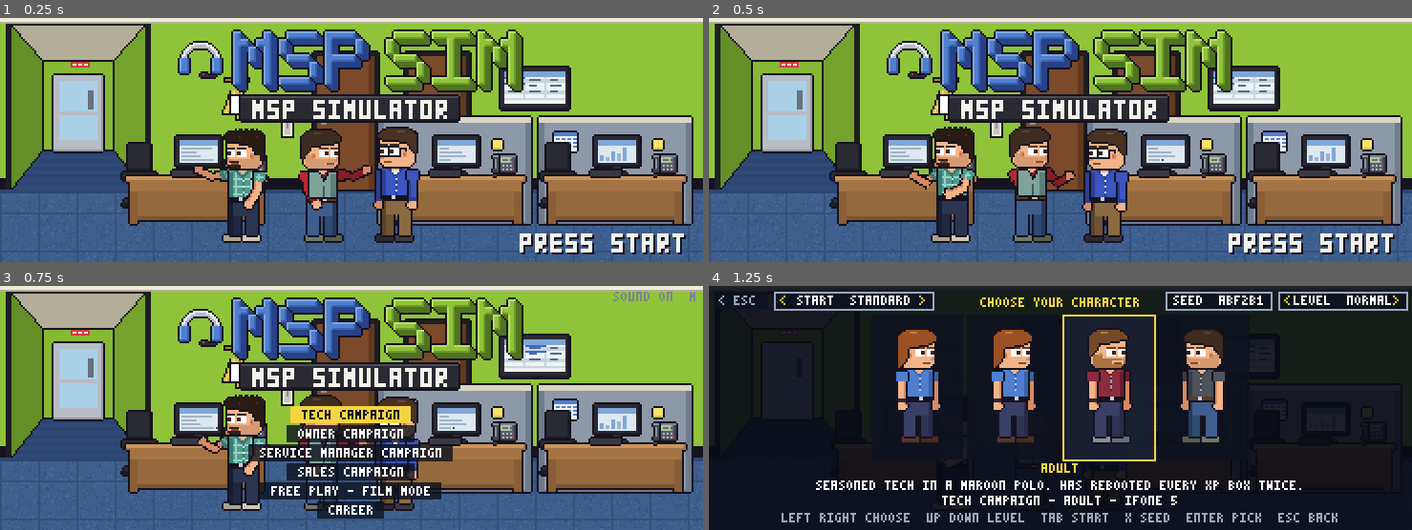
Above: before the commit, frames 1-4 (two rows, left to right).
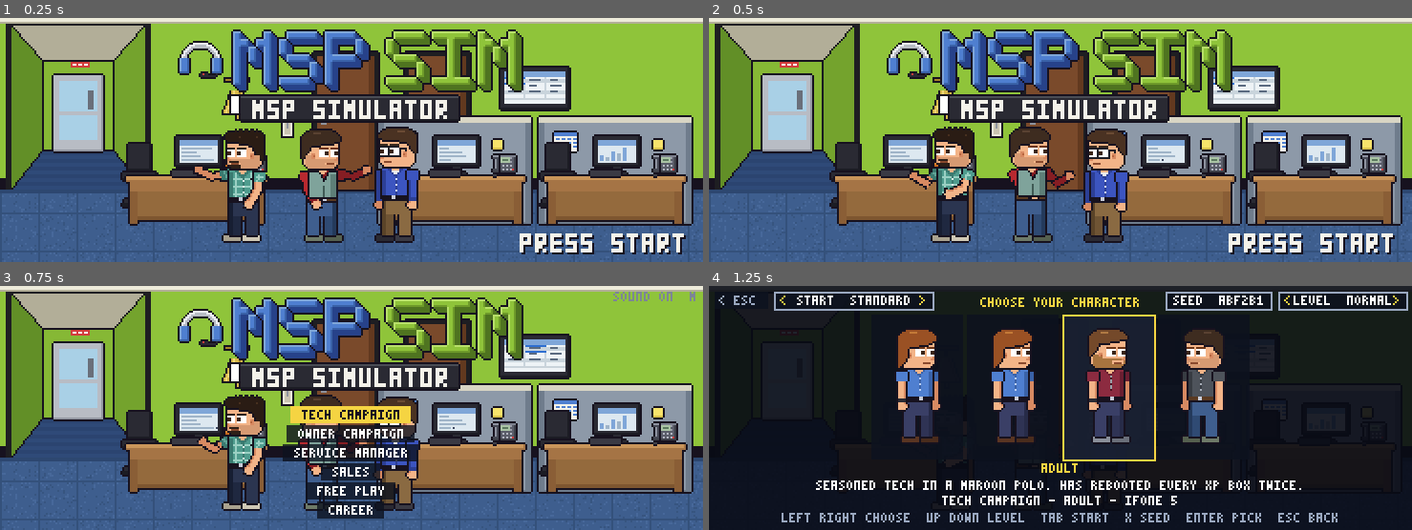
Above: after the commit, the same moments.

Repository: shiftnerd/mspsim
Game: Godot game, scene res://scenes/title.tscn
The game is run twice, just before and just after one commit, with the same random seed, the same clock (stepped at 60 frames per second) and the same inputs.
Inputs (mouse positions are in pixels of both pictures, inside the frame that each line leads up to):
- Up to frame 1 (0.25 s): no input
- Up to frame 2 (0.5 s): no input
- Up to frame 3 (0.75 s): tap Enter (ui_accept) at 0.5 s; move the mouse to (506, 395) at 0.52 s; hold D (move_right) from 0.53 s (still down); hold Shift (run) from 0.53 s (still down); click (506, 395) at 0.67 s
- Up to frame 4 (1.25 s): keep holding D (move_right); keep holding Shift (run); tap Space (jump) at 0.77 s

Frames 1-2 are identical in both runs. In frame 3, 2.6% of the frame differs, in the area x 35-65%, y 64-88%; in frame 4, nothing differs.

Commit message:
R17 title menu: campaign submenus (top menu of six lines; CONTINUE / START YEAR 2 / NEW CAMPAIGN per campaign)
Co-Authored-By: Claude Sonnet 5.5 <noreply@anthropic.com>
Claude-Session: https://claude.ai/code/session_01EmCt86fEXnPw3giyK94Bzf

Diff:
--- a/godot/scripts/title.gd
+++ b/godot/scripts/title.gd
@@ -21,6 +21,13 @@
 	"conference": "conference"
 }
 
+const MODE_NAMES := {
+	"tech": "TECH CAMPAIGN",
+	"owner": "OWNER CAMPAIGN",
+	"service": "SERVICE MANAGER",
+	"sales": "SALES"
+}
+
 var _cam: Camera2D
 var _logo: Sprite2D
 var _prompt: Sprite2D
@@ -34,6 +41,10 @@
 var _menu_open := false
 var _sel := 0
 var _items: Array = []
+var _level := "top"  # "top" or "sub" (a campaign's submenu)
+var _sub_mode := ""
+var _top_sel := 0  # the top-menu cursor to come back to
+var _heading := ""
 var _menu: Node2D
 var _front: CanvasLayer
 var _select: Node2D = null  # the character select screen while it is open
@@ -289,46 +300,73 @@
 	elif confirm:
 		_choose(_sel)
 	elif Controls.back(event, false):
+		_back()
+
+
+# Esc / back / pad B: a campaign submenu returns to the top menu (cursor kept), the top menu closes
+func _back() -> void:
+	if _level == "sub":
+		_show_top(_top_sel)
+	else:
 		_menu_open = false
 		_menu.visible = false
 
 
 func _open_menu() -> void:
-	_items = []
-	var snap: Dictionary = Campaign.resume_info("tech")  # a mid-day resume point (R16)
-	if not snap.is_empty():
-		var snap_label := "CONTINUE TECH - DAY %d  %s" % [int(snap.day), str(snap.text)] + Yeartwo.saved_tag("tech")
-		_items.append({"label": snap_label, "id": "tech_resume", "enabled": true})
-	if Campaign.has_save("tech"):
-		var label := "CONTINUE TECH - DAY %d" % Campaign.saved_day("tech") + Yeartwo.saved_tag("tech")
-		_items.append({"label": label, "id": "tech_continue", "enabled": true})
-		_items.append({"label": "NEW TECH CAMPAIGN", "id": "tech_new", "enabled": true})
-	else:
-		_items.append({"label": "TECH CAMPAIGN", "id": "tech_new", "enabled": true})
-	if Campaign.has_save("owner"):
-		var owner_label := "CONTINUE OWNER - WEEK %d" % Campaign.saved_day("owner") + Yeartwo.saved_tag("owner")
-		_items.append({"label": owner_label, "id": "owner_continue", "enabled": true})
-		_items.append({"label": "NEW OWNER CAMPAIGN", "id": "owner_new", "enabled": true})
-	else:
-		_items.append({"label": "OWNER CAMPAIGN", "id": "owner_new", "enabled": true})
-	if Campaign.has_save("service"):
-		var service_label := "CONTINUE SERVICE - DAY %d" % Campaign.saved_day("service") + Yeartwo.saved_tag("service")
-		_items.append({"label": service_label, "id": "service_continue", "enabled": true})
-		_items.append({"label": "NEW SERVICE CAMPAIGN", "id": "service_new", "enabled": true})
-	else:
-		_items.append({"label": "SERVICE MANAGER CAMPAIGN", "id": "service_new", "enabled": true})
-	if Campaign.has_save("sales"):
-		_items.append({"label": "CONTINUE SALES - WEEK %d" % Campaign.saved_day("sales"), "id": "sales_continue", "enabled": true})
-		_items.append({"label": "NEW SALES CAMPAIGN", "id": "sales_new", "enabled": true})
-	else:
-		_items.append({"label": "SALES CAMPAIGN", "id": "sales_new", "enabled": true})
-	_items.append_array(Yeartwo.menu_items())  # NEW GAME PLUS - <MODE> (YEAR 2) for every finished mode
-	_items.append({"label": "FREE PLAY - FILM MODE", "id": "free", "enabled": true})
-	_items.append({"label": "CAREER", "id": "career", "enabled": true})
-	_sel = 0
+	_show_top(0)
 	_menu_open = true
 	_prompt.visible = false
 	_menu.visible = true
+	_menu.queue_redraw()
+
+
+# the six short top lines: four campaigns, Free Play, Career
+func _show_top(sel: int) -> void:
+	_level = "top"
+	_sub_mode = ""
+	_heading = ""
+	_items = []
+	for mode in MODE_NAMES:
+		_items.append({"label": MODE_NAMES[mode], "id": mode, "enabled": Campaign.is_selectable(mode)})
+	_items.append({"label": "FREE PLAY", "id": "free", "enabled": true})
+	_items.append({"label": "CAREER", "id": "career", "enabled": true})
+	_sel = clampi(sel, 0, _items.size() - 1)
+	_menu.queue_redraw()
+
+
+# the rows of a campaign submenu: CONTINUE (mid-day resume point and / or the day-start save), START YEAR 2
+# (that mode's Year 1 is finished), NEW CAMPAIGN
+func sub_items(mode: String) -> Array:
+	var out := []
+	var unit := "WEEK" if mode == "owner" or mode == "sales" else "DAY"
+	var tag := Yeartwo.saved_tag(mode)
+	var snap: Dictionary = Campaign.resume_info(mode) if mode == "tech" else {}  # a mid-day resume point (R16)
+	if not snap.is_empty():
+		var snap_label := "CONTINUE - %s %d  %s" % [unit, int(snap.day), str(snap.text)] + tag
+		out.append({"label": snap_label, "id": mode + "_resume", "enabled": true})
+	if Campaign.has_save(mode):
+		var label := "CONTINUE - %s %d" % [unit, Campaign.saved_day(mode)] + tag
+		if not snap.is_empty():
+			label = "%s %d FROM THE START" % [unit, Campaign.saved_day(mode)] + tag
+		out.append({"label": label, "id": mode + "_continue", "enabled": true})
+	if Yeartwo.available(mode):
+		out.append({"label": "START YEAR 2", "id": mode + "_y2", "enabled": true})
+	out.append({"label": "NEW CAMPAIGN", "id": mode + "_new", "enabled": true})
+	return out
+
+
+# a campaign line: its submenu, or straight to the new-run flow when NEW CAMPAIGN is all it could offer
+func _enter_mode(mode: String) -> void:
+	var rows := sub_items(mode)
+	if rows.size() == 1:
+		_open_select(mode + "_new")
+		return
+	_top_sel = _sel
+	_level = "sub"
+	_sub_mode = mode
+	_heading = str(MODE_NAMES[mode])
+	_items = rows
+	_sel = 0
 	_menu.queue_redraw()
 
 
@@ -357,6 +395,9 @@
 	var id := str(_items[i].id)
 	if id == "career":
 		_open_career()
+		return
+	if MODE_NAMES.has(id):
+		_enter_mode(id)
 		return
 	if id.ends_with("_continue") or id.ends_with("_resume"):
 		_start(id)  # a saved run keeps its character: no select screen
@@ -461,20 +502,21 @@
 func _draw_menu() -> void:
 	var size := _size()
 	var y := _logo.position.y + float(_logo.texture.get_height()) + 7.0
-	# a long menu (continue + new for three campaigns) squeezes its rows to stay on screen
+	# one column; the rows (and the heading of a submenu) squeeze to stay on screen
 	var avail := size.y - 1.0 - y
-	var pitch := clampf(floorf(avail / float(maxi(1, _items.size()))), 8.0, 10.0)
-	# still too tall at the minimum row height (the short wide format with every campaign saved): two columns
-	var cols := 2 if float(_items.size()) * pitch > avail and size.x >= 300.0 else 1
-	var per_col := int(ceil(float(_items.size()) / float(cols)))
-	if cols == 2:
-		pitch = clampf(floorf(avail / float(per_col)), 8.0, 10.0)
+	var rows := _items.size() + (1 if _heading != "" else 0)
+	var pitch := clampf(floorf(avail / float(maxi(1, rows))), 8.0, 10.0)
+	if _heading != "":
+		var hw := float(PixelFont.width(_heading)) + 12.0
+		var hr := Rect2(floorf((size.x - hw) * 0.5), y, hw, pitch - 1.0)
+		_menu.draw_rect(hr, Color(0.05, 0.07, 0.12, 0.95))
+		PixelFont.draw(_menu, _heading, hr.position + Vector2(6, 2), Color("f5d442"))
+		y += pitch
 	for i in _items.size():
 		var item: Dictionary = _items[i]
 		var label: String = item.label
 		var w := float(PixelFont.width(label)) + 12.0
-		var col_cx := size.x * (0.5 if cols == 1 else (0.25 if i < per_col else 0.75))
-		var r := Rect2(floorf(col_cx - w * 0.5), y + float(i % per_col) * pitch, w, pitch - 1.0)
+		var r := Rect2(floorf(size.x * 0.5 - w * 0.5), y + float(i) * pitch, w, pitch - 1.0)
 		item["rect"] = r
 		var chosen: bool = i == _sel and item.enabled
 		var back := Color("f5d442") if chosen else Color(0.05, 0.07, 0.12, 0.8)
--- a/godot/tests/charselect.gd
+++ b/godot/tests/charselect.gd
@@ -259,8 +259,10 @@
 		20:
 			_press(KEY_ENTER)
 		21:
-			# the menu now has CONTINUE TECH first: choosing it must not open the select screen
-			_check(title._items[0].id == "tech_continue", "the menu offers Continue")
+			# the tech submenu has CONTINUE first: choosing it must not open the select screen
+			_check(title._items[0].id == "tech", "the top menu starts with TECH CAMPAIGN")
+			title._choose(0)
+			_check(title._items[0].id == "tech_continue", "its submenu offers Continue")
 			_press(KEY_ENTER)
 		22:
 			_check(title._select == null and title._started, "Continue skips the select screen")
--- a/godot/tests/layout_audit.gd
+++ b/godot/tests/layout_audit.gd
@@ -124,6 +124,25 @@
 	_begin()
 	t._open_menu()
 	await _end("title menu")
+	# the tech submenu at its fullest: a save plus a finished year (CONTINUE, START YEAR 2, NEW CAMPAIGN)
+	var camp := root.get_node("Campaign")
+	var yt := root.get_node("Yeartwo")
+	var old_prefix: String = camp.save_prefix
+	camp.save_prefix = "user://test_audit_%d_" % OS.get_process_id()
+	var save := ConfigFile.new()
+	save.set_value("campaign", "day", 12)
+	save.set_value("campaign", "year", 2)
+	save.save(camp.save_path("tech"))
+	var meta := ConfigFile.new()
+	yt.record(meta, "tech", "lead")
+	meta.save(yt.meta_path())
+	_begin()
+	t._choose(0)
+	await _end("title submenu")
+	DirAccess.remove_absolute(camp.save_path("tech"))
+	DirAccess.remove_absolute(yt.meta_path())
+	camp.save_prefix = old_prefix
+	t._show_top(0)
 	t._choose(0)
 	await _wait(10)
 	var cs: Node = t._select
--- a/godot/tests/title.gd
+++ b/godot/tests/title.gd
@@ -34,25 +34,25 @@
 			_press(KEY_ENTER)
 		50:
 			_check(
-				current_scene._menu_open and current_scene._items.size() >= 3,
+				current_scene._menu_open and current_scene._items.size() == 6,
 				"Enter opens the menu"
 			)
 			_press(KEY_DOWN)
 		55:
 			_check(
-				current_scene._items[current_scene._sel].id == "owner_new",
+				current_scene._items[current_scene._sel].id == "owner",
 				"Down goes to the owner campaign"
 			)
 			_press(KEY_DOWN)
 		57:
 			_check(
-				current_scene._items[current_scene._sel].id == "service_new",
+				current_scene._items[current_scene._sel].id == "service",
 				"Down goes to the service manager campaign"
 			)
 			_press(KEY_DOWN)
 		60:
 			_check(
-				current_scene._items[current_scene._sel].id == "sales_new",
+				current_scene._items[current_scene._sel].id == "sales",
 				"Down again goes to the sales campaign"
 			)
 			_press(KEY_DOWN)
--- /dev/null
+++ b/godot/tests/title_menu.gd
@@ -0,0 +1,210 @@
+extends SceneTree
+# The title menu's two levels (roadmap R17): six short top lines, a submenu per campaign (CONTINUE / START YEAR 2 /
+# NEW CAMPAIGN by state), Esc backs out one level, a mode with nothing but NEW goes straight to the character select,
+# keyboard, pad and mouse. Events go straight to the title's _unhandled_input. Saves go to user://test_<pid>_*.
+
+var failures := 0
+var title: Node
+var c: Node
+var y: Node
+
+
+func _check(ok: bool, what: String) -> void:
+	if not ok:
+		failures += 1
+	print(("ok   " if ok else "FAIL ") + what)
+
+
+func _key(code: Key) -> void:
+	var ev := InputEventKey.new()
+	ev.keycode = code
+	ev.pressed = true
+	title._unhandled_input(ev)
+
+
+func _pad(button: JoyButton) -> void:
+	var ev := InputEventJoypadButton.new()
+	ev.button_index = button
+	ev.pressed = true
+	title._unhandled_input(ev)
+
+
+func _ids() -> Array:
+	return title._items.map(func(i: Dictionary) -> String: return i.id)
+
+
+func _labels() -> Array:
+	return title._items.map(func(i: Dictionary) -> String: return i.label)
+
+
+func _save(mode: String, day: int, year: int) -> void:
+	var cfg := ConfigFile.new()
+	cfg.set_value("campaign", "day", day)
+	cfg.set_value("campaign", "year", year)
+	cfg.save(c.save_path(mode))
+
+
+func _wipe() -> void:
+	for mode in ["tech", "owner", "service", "sales"]:
+		c.clear_resume(mode)
+		DirAccess.remove_absolute(c.save_path(mode))
+	DirAccess.remove_absolute(y.meta_path())
+
+
+func _fresh_title() -> void:
+	change_scene_to_file("res://scenes/title.tscn")
+	await process_frame
+	await process_frame
+	await process_frame
+	title = current_scene
+	title._open_menu()
+
+
+func _init() -> void:
+	await process_frame
+	c = root.get_node("Campaign")
+	y = root.get_node("Yeartwo")
+	c.save_prefix = "user://test_tm_%d_" % OS.get_process_id()
+	_wipe()
+
+	# ---- top menu
+	await _fresh_title()
+	_check(title._menu_open and title._level == "top", "Enter opens the top menu")
+	_check(_ids() == ["tech", "owner", "service", "sales", "free", "career"], "six top lines: %s" % str(_ids()))
+	_check(
+		_labels() == ["TECH CAMPAIGN", "OWNER CAMPAIGN", "SERVICE MANAGER", "SALES", "FREE PLAY", "CAREER"],
+		"top labels %s" % str(_labels())
+	)
+	_check(title._items.all(func(i: Dictionary) -> bool: return i.enabled), "every campaign is playable")
+
+	# ---- submenu items by state
+	_check(title.sub_items("tech").map(func(i: Dictionary) -> String: return i.id) == ["tech_new"], "no save: NEW CAMPAIGN only")
+	_save("owner", 5, 1)
+	var rows: Array = title.sub_items("owner")
+	_check(rows.map(func(i: Dictionary) -> String: return i.id) == ["owner_continue", "owner_new"], "a save: CONTINUE then NEW CAMPAIGN")
+	_check(str(rows[0].label) == "CONTINUE - WEEK 5" and str(rows[1].label) == "NEW CAMPAIGN", "labels: %s" % str(rows.map(func(i: Dictionary) -> String: return i.label)))
+	_save("owner", 5, 2)
+	_check(str(title.sub_items("owner")[0].label) == "CONTINUE - WEEK 5 (YEAR 2)", "a Year 2 save shows the tag")
+	_save("service", 3, 1)
+	_check(str(title.sub_items("service")[0].label) == "CONTINUE - DAY 3", "days for the tech-style modes")
+	var meta := ConfigFile.new()
+	y.record(meta, "owner", "stay")
+	meta.save(y.meta_path())
+	rows = title.sub_items("owner")
+	_check(rows.map(func(i: Dictionary) -> String: return i.id) == ["owner_continue", "owner_y2", "owner_new"], "save + finished year: CONTINUE, YEAR 2, NEW")
+	_check(str(rows[1].label) == "START YEAR 2", "the Year 2 row reads START YEAR 2")
+	DirAccess.remove_absolute(c.save_path("owner"))
+	_check(title.sub_items("owner").map(func(i: Dictionary) -> String: return i.id) == ["owner_y2", "owner_new"], "finished year without a save: YEAR 2, NEW")
+	_save("owner", 5, 1)
+
+	# ---- keyboard: into a submenu, Esc back (cursor kept), Esc closes
+	title._show_top(0)
+	_key(KEY_DOWN)
+	_check(title._sel == 1 and _ids()[1] == "owner", "Down goes to OWNER CAMPAIGN")
+	_key(KEY_ENTER)
+	_check(title._level == "sub" and title._heading == "OWNER CAMPAIGN", "Enter opens the owner submenu with its heading")
+	_check(_ids() == ["owner_continue", "owner_y2", "owner_new"] and title._sel == 0, "submenu rows %s, cursor on the first" % str(_ids()))
+	_key(KEY_DOWN)
+	_key(KEY_DOWN)
+	_check(_ids()[title._sel] == "owner_new", "Down walks the submenu")
+	_key(KEY_ESCAPE)
+	_check(title._level == "top" and title._menu_open and title._sel == 1, "Esc returns to the top menu on OWNER CAMPAIGN")
+	_key(KEY_ESCAPE)
+	_check(not title._menu_open and not title._menu.visible, "Esc on the top menu closes it")
+
+	# ---- a mode with only NEW goes straight to the character select
+	title._open_menu()
+	_check(title._level == "top" and title._sel == 0, "reopening starts on the top menu")
+	_key(KEY_ENTER)  # TECH CAMPAIGN: no save, no finished year
+	_check(title._select != null and title._level == "top", "TECH with nothing saved skips the submenu")
+	_check(title._select.mode == "tech", "... and opens the tech character select")
+	title._close_select()
+	_check(title._menu_open and title._level == "top" and title._menu.visible, "Esc on the select returns to the top menu")
+
+	# ---- YEAR 2 opens the select with Year 2 pending, and backing out clears it
+	_save("owner", 5, 1)
+	title._show_top(1)
+	title._choose(1)  # OWNER CAMPAIGN: continue, year 2, new
+	title._choose(2)  # NEW CAMPAIGN
+	_check(title._select != null and not y.pending, "NEW CAMPAIGN opens the select without Year 2")
+	title._close_select()
+	title._choose(1)
+	_check(title._select != null and y.pending and title._select.mode == "owner", "START YEAR 2 opens the select with Year 2 pending")
+	title._close_select()
+	_check(not y.pending and title._level == "sub", "backing out of the select returns to the submenu")
+
+	# ---- pad: D-pad, A, B
+	title._show_top(0)
+	_pad(JOY_BUTTON_DPAD_DOWN)
+	_pad(JOY_BUTTON_A)
+	_check(title._level == "sub" and title._sub_mode == "owner", "pad: D-pad down + A opens the owner submenu")
+	_pad(JOY_BUTTON_B)
+	_check(title._level == "top" and title._sel == 1, "pad: B backs out one level")
+	_pad(JOY_BUTTON_B)
+	_check(not title._menu_open, "pad: B on the top menu closes it")
+
+	# ---- mouse: hover selects, click confirms, in both levels
+	title._open_menu()
+	for i in title._items.size():
+		title._items[i]["rect"] = Rect2(100, 20 + i * 10, 100, 9)
+	var motion := InputEventMouseMotion.new()
+	motion.position = Vector2(120, 20 + 1 * 10 + 4)
+	title._unhandled_input(motion)
+	_check(title._sel == 1, "mouse: hover selects the second line")
+	var click := InputEventMouseButton.new()
+	click.button_index = MOUSE_BUTTON_LEFT
+	click.pressed = true
+	click.position = motion.position
+	title._unhandled_input(click)
+	_check(title._level == "sub" and title._sub_mode == "owner", "mouse: a click opens the submenu")
+	for i in title._items.size():
+		title._items[i]["rect"] = Rect2(100, 20 + i * 10, 100, 9)
+	motion.position = Vector2(120, 20 + 2 * 10 + 4)
+	title._unhandled_input(motion)
+	_check(_ids()[title._sel] == "owner_new", "mouse: hover selects NEW CAMPAIGN in the submenu")
+	title._show_top(4)
+	_check(title._items[title._sel].id == "free", "FREE PLAY stays on the top menu")
+	title._show_top(5)
+	_check(title._items[title._sel].id == "career", "CAREER stays on the top menu")
+
+	# ---- a tech run with a mid-day resume point and a day-start save
+	_wipe()
+	c.new_game("tech")
+	root.get_node("Game").title_mode = false
+	var cards: Node = root.get_node("Cards")
+	var guard := 0
+	while cards.is_open and guard < 30:
+		cards.pick(cards.options.size() - 1)
+		guard += 1
+	var world: Node = root.get_node("World")
+	world.time_scale = 40.0
+	guard = 0
+	while world.clock < 12.0 and guard < 4000:
+		while cards.is_open and guard < 4000:
+			cards.pick(cards.options.size() - 1)
+			guard += 1
+		await process_frame
+		guard += 1
+	world.time_scale = 1.0
+	await process_frame
+	_check(c.snapshot() and not c.resume_info("tech").is_empty(), "a resume point exists at noon")
+	c.active = false
+	c.mode = ""
+	root.get_node("Game").title_mode = true
+	world.time_scale = 0.0
+	await _fresh_title()
+	rows = title.sub_items("tech")
+	_check(rows.map(func(i: Dictionary) -> String: return i.id) == ["tech_resume", "tech_new"], "resume point only: CONTINUE (resume) and NEW")
+	_check(str(rows[0].label).begins_with("CONTINUE - DAY 1  12:") or str(rows[0].label).begins_with("CONTINUE - DAY 1  11:"), "the resume row shows day and clock: %s" % str(rows[0].label))
+	_save("tech", 1, 1)
+	rows = title.sub_items("tech")
+	_check(rows.map(func(i: Dictionary) -> String: return i.id) == ["tech_resume", "tech_continue", "tech_new"], "resume + save: three rows")
+	_check(str(rows[1].label) == "DAY 1 FROM THE START", "the day-start row says so: %s" % str(rows[1].label))
+	title._choose(0)  # TECH CAMPAIGN -> submenu
+	_check(title._level == "sub" and title._select == null, "TECH with a save opens its submenu")
+	title._choose(0)  # the resume row
+	await process_frame
+	_check(title._started and c.active and c.mode == "tech" and c.day == 1, "the resume row resumes the run")
+	_wipe()
+	print("failures=", failures)
+	quit(1 if failures > 0 else 0)
--- a/godot/tests/titleshots.gd
+++ b/godot/tests/titleshots.gd
@@ -1,32 +1,74 @@
 extends SceneTree
-# Screenshots of the title screen vignettes (needs a renderer): user://title_<format>_<n>.png
+# Screenshots of the title screen vignettes and of the title menu levels (needs a renderer):
+# user://title_<format>_<n>.png and user://titlemenu_<format>_<top|full|plain>.png
 
 const JOBS := [["h", 0], ["h", 1], ["h", 2], ["h", 3], ["wide", 1], ["wide", 2], ["v", 1], ["v", 3]]
 const WAIT := 400
+const MENU_WAIT := 20
+const MENU_FORMATS := ["wide", "h", "v"]
+const MENU_KINDS := ["top", "full", "plain"]
 
 var frame := 0
 var job := 0
+var menu_job := 0
+var menu_start := 0
 
 
 func _initialize() -> void:
 	change_scene_to_file("res://scenes/title.tscn")
 
 
+func _fake_state() -> void:
+	var c := root.get_node("Campaign")
+	var y := root.get_node("Yeartwo")
+	c.save_prefix = "user://test_titleshots_%d_" % OS.get_process_id()
+	for mode in ["tech", "owner"]:
+		var cfg := ConfigFile.new()
+		cfg.set_value("campaign", "day", 7 if mode == "tech" else 4)
+		cfg.set_value("campaign", "year", 1)
+		cfg.save(c.save_path(mode))
+	var meta := ConfigFile.new()
+	y.record(meta, "tech", "lead")  # a finished tech year: the tech submenu gains START YEAR 2
+	meta.save(y.meta_path())
+
+
 func _process(_delta: float) -> bool:
 	frame += 1
 	if current_scene == null:
 		return false
-	var t := frame - job * (WAIT + 10)
-	var info: Array = JOBS[job]
-	if t == 2:
-		root.get_node("Game").set_format(info[0])
-		current_scene.show_vignette(info[1])
-		current_scene._t = -100.0  # no rotation while we wait
-	if t == WAIT:
-		root.get_texture().get_image().save_png("user://title_%s_%d.png" % [info[0], info[1]])
-		print("saved %s %d (room %s)" % [info[0], info[1], current_scene._room.name])
-		job += 1
-		if job >= JOBS.size():
+	if job < JOBS.size():
+		var t := frame - job * (WAIT + 10)
+		var info: Array = JOBS[job]
+		if t == 2:
+			root.get_node("Game").set_format(info[0])
+			current_scene.show_vignette(info[1])
+			current_scene._t = -100.0  # no rotation while we wait
+		if t == WAIT:
+			root.get_texture().get_image().save_png("user://title_%s_%d.png" % [info[0], info[1]])
+			print("saved %s %d (room %s)" % [info[0], info[1], current_scene._room.name])
+			job += 1
+			if job >= JOBS.size():
+				_fake_state()
+				menu_start = frame
+		return false
+	var step := (frame - menu_start) % (MENU_WAIT + 5)
+	var fmt: String = MENU_FORMATS[menu_job / MENU_KINDS.size()]
+	var kind: String = MENU_KINDS[menu_job % MENU_KINDS.size()]
+	if step == 1:
+		root.get_node("Game").set_format(fmt)
+		current_scene.show_vignette(1)
+		current_scene._t = -100.0
+		current_scene._open_menu()
+		if kind == "full":
+			current_scene._choose(0)  # TECH: continue, year 2, new
+		elif kind == "plain":
+			current_scene._choose(1)  # OWNER: continue, new
+	if step == MENU_WAIT:
+		root.get_texture().get_image().save_png("user://titlemenu_%s_%s.png" % [fmt, kind])
+		var labels: Array = current_scene._items.map(func(i: Dictionary) -> String: return i.label)
+		print("saved menu %s %s: %s" % [fmt, kind, str(labels)])
+		menu_job += 1
+		if menu_job >= MENU_FORMATS.size() * MENU_KINDS.size():
 			print("DONE")
 			quit()
 	return false
--- a/godot/tests/yeartwo_shots.gd
+++ b/godot/tests/yeartwo_shots.gd
@@ -38,12 +38,13 @@
 			meta.save(c.save_prefix + "meta.cfg")
 		40:
 			current_scene._open_menu()
+			_shot("top")
+			current_scene._choose(0)  # TECH CAMPAIGN: no save, but a finished year, so a submenu
 			var ids: Array = current_scene._items.map(func(i: Dictionary) -> String: return i.id)
-			_check(ids.has("tech_y2") and ids.has("owner_y2") and ids.find("tech_y2") < ids.find("free"), "the menu has both NEW GAME PLUS entries before Free Play: %s" % str(ids))
-			_check(ids.has("tech_new") and not ids.has("tech_continue"), "no save: no Continue entry, the normal new game is still there")
+			_check(ids == ["tech_y2", "tech_new"], "the tech submenu has START YEAR 2 and NEW CAMPAIGN: %s" % str(ids))
 		50:
 			_shot("menu")
-			current_scene._choose(current_scene._items.map(func(i: Dictionary) -> String: return i.id).find("tech_y2"))
+			current_scene._choose(0)  # START YEAR 2
 		80:
 			var cs: Node = current_scene._select
 			_check(cs != null and y.pending and cs.mode == "tech", "NEW GAME PLUS opens the character select with Year 2 pending")
Not shown, added: godot/tests/bot_lib.gd.uid
Not shown, added: godot/tests/bot_run.gd.uid
Not shown, added: godot/tests/bowling_variety.gd.uid
Not shown, added: godot/tests/chair_race.gd.uid
Not shown, added: godot/tests/chair_roll.gd.uid
Not shown, added: godot/tests/chair_shots.gd.uid
Not shown, added: godot/tests/click_harness.gd.uid
Not shown, added: godot/tests/controls.gd.uid
Not shown, added: godot/tests/creator.gd.uid
Not shown, added: godot/tests/creator_shots.gd.uid
Not shown, added: godot/tests/layout_audit.gd.uid
Not shown, added: godot/tests/nerf_modes.gd.uid
(and 10 more such lines)
